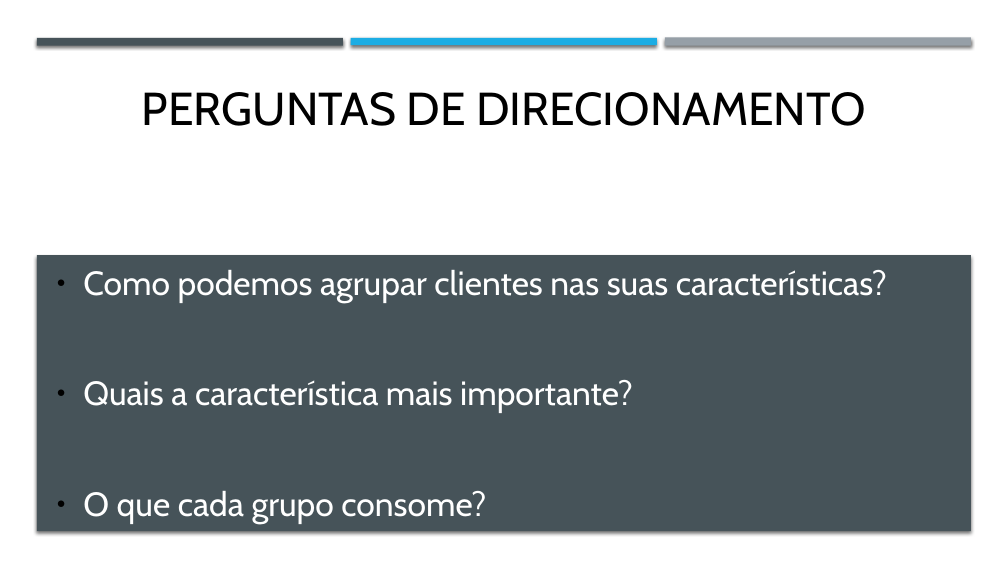
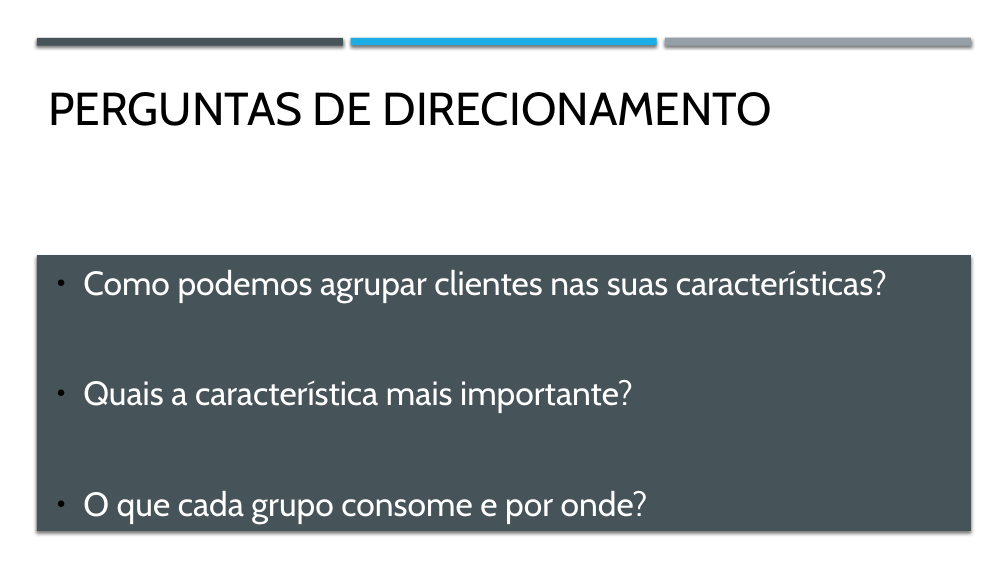
Before and after one commit to BrunoSantosPK/case-client-behavior, a slide deck: slide 2 of data/analise.pptx. Drawn at 1008x567 pixels with LibreOffice and Linux fonts; fonts in the diff are those of the drawing. Boxes give left, top, right and bottom in pixels: in the first picture for what was removed or moved away, otherwise in the second. Text is boxed around its words. In the diff, an @@ line names an element or a change of style, - is before the commit and + after.

```diff
--- a/data/analise.pptx
+++ b/data/analise.pptx
@@ text "PERGUNTAS DE DIRECIONAMENTO" at (48, 92, 771, 126): alignment centre to left @@
@@ text at (83, 491, 648, 524): text changed @@
-● O que cada grupo consome?
+● O que cada grupo consome e por onde?
```
Also in this commit, not shown: 2 other slides changed, 2 slides added, 5 other files.
